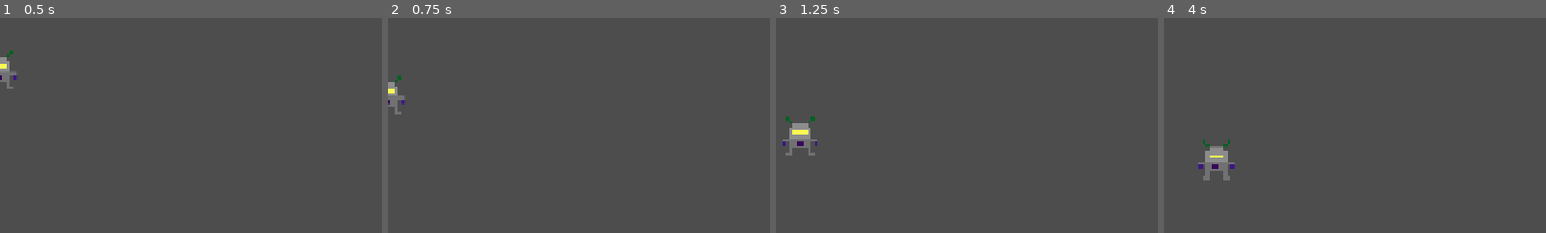
Above: before the commit, frames 1-4 (left to right).
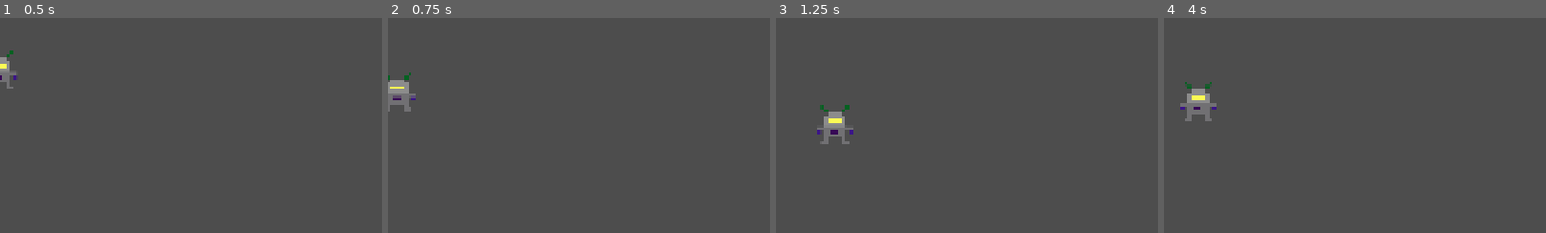
Above: after the commit, the same moments.

Repository: Infermannn/Point-of-No-Return
Game: Godot game, scene res://big_guy.tscn
The game is run twice, just before and just after one commit, with the same random seed, the same clock (stepped at 60 frames per second) and the same inputs. This scene is started directly instead of the project's main scene.
Inputs:
- Up to frame 1 (0.5 s): no input
- Up to frame 2 (0.75 s): hold D from 0.53 s (still down); hold Space (shoot) from 0.53 s (still down)
- Up to frame 3 (1.25 s): keep holding D; keep holding Space (shoot)
- Up to frame 4 (4 s): release D at 1.28 s; release Space (shoot) at 1.28 s; hold S 1.28-2.03 s; tap G (toggle_godmode) at 1.35 s; hold D 2.03-2.78 s; hold Ctrl 2.03-2.78 s; tap Enter at 2.75 s; hold W 2.78-3.53 s; tap Shift at 2.85 s; hold A from 3.53 s (still down); hold C from 3.53 s (still down)
The pictures show only the part of the screen within x 0-50%, y 0-50%; the shares and areas given below are measured in that part.

Frame 1 is identical in both runs. In frame 2, 0.7% of the frame differs, in the area x 0-8%, y 25-45%; in frame 3, 1.6%; in frame 4, 1.8%, in the area x 4-19%, y 29-76%.

Commit message:
bug fixes

Diff:
--- a/scripts/big_guy.gd
+++ b/scripts/big_guy.gd
@@ -22,7 +22,7 @@
 
 func _ready():
 	connect("area_entered", _on_area_entered)
-	stop_y = randf_range(50, get_viewport_rect().size.y * 0.5)
+	stop_y = randf_range(50, get_viewport_rect().size.y * 0.3)
 
 func spawn_drone():
 	var drone = drone_scene.instantiate()
--- a/scripts/global.gd
+++ b/scripts/global.gd
@@ -1,11 +1,20 @@
 extends Node
 
-var player_speed = 300
+
 var bullet_damage = 1
 var bullet_speed = 600
 var max_lives = 3
 var current_level = 1
 var current_wave = 0
+
+
+var player_hp = 300
+var player_max_hp = 300
+var player_speed = 350
+var player_attack_speed = 1.0
+var player_attack_damage = 100
+var player_bullet_speed = 600
+var player_armor = 0
 
 func save():
 	var save_data = {
--- a/scripts/menu.gd
+++ b/scripts/menu.gd
@@ -2,6 +2,13 @@
 
 func _on_play_pressed():
 	Global.current_wave = 0
+	Global.player_hp = 400
+	Global.player_max_hp = 400
+	Global.player_speed = 350
+	Global.player_attack_speed = 0.75
+	Global.player_attack_damage = 100
+	Global.player_bullet_speed = 750
+	Global.player_armor = 0
 	get_tree().change_scene_to_file("res://level1.tscn")
 
 func _on_quit_button_pressed():
--- a/scripts/player.gd
+++ b/scripts/player.gd
@@ -18,6 +18,13 @@
 var invincible = false
 
 func _ready():
+	hp = Global.player_hp
+	max_hp = Global.player_max_hp
+	speed = Global.player_speed
+	attack_speed = Global.player_attack_speed
+	attack_damage = Global.player_attack_damage
+	bullet_speed = Global.player_bullet_speed
+	armor = Global.player_armor
 	process_mode = Node.PROCESS_MODE_ALWAYS
 	var timer = Timer.new()
 	timer.wait_time = 0.5
--- a/scripts/upgrade_screen.gd
+++ b/scripts/upgrade_screen.gd
@@ -101,6 +101,13 @@
 	player.bullet_speed += stat_points["BulletSpeed"] * upgrades["BulletSpeed"]
 	player.armor += stat_points["StatusResist"] * upgrades["StatusResist"]
 	player.armor = min(player.armor, 35)  # максимум 35
+	Global.player_hp = player.hp
+	Global.player_max_hp = player.max_hp
+	Global.player_speed = player.speed
+	Global.player_attack_speed = player.attack_speed
+	Global.player_attack_damage = player.attack_damage
+	Global.player_bullet_speed = player.bullet_speed
+	Global.player_armor = player.armor
 	for stat in stat_points:
 		total_spent[stat] += stat_points[stat]
 	stat_points = {"AttackSpeed": 0, "AttackDamage": 0, "BulletSpeed": 0, "HP": 0, "ShipSpeed": 0, "StatusResist": 0}
--- a/scripts/world.gd
+++ b/scripts/world.gd
@@ -9,9 +9,10 @@
 var enemies_spawned = 0
 var game_started = false
 var wave_active = false
-var current_wave = 0
+var current_wave = Global.current_wave
 var total_enemies_in_wave = 0
 var total_kills = 0
+
 
 var waves = [
 	#1: 10 basic
@@ -98,10 +99,12 @@
 
 func start_game():
 	game_started = true
-	start_wave(Global.current_wave)
+	current_wave = Global.current_wave
+	start_wave(current_wave)
 
 func start_next_wave():
 	current_wave += 1
+	Global.current_wave = current_wave
 	if current_wave >= waves.size():
 		get_tree().change_scene_to_file("res://victory.tscn")
 		return
Not shown, changed: export_presets.cfg
Not shown, added: versions/1.1.7/Project1_v1.1.7.console.exe
Not shown, added: versions/1.1.7/Project1_v1.1.7.exe
Not shown, added: versions/1.1.7/Project1_v1.1.7.pck
